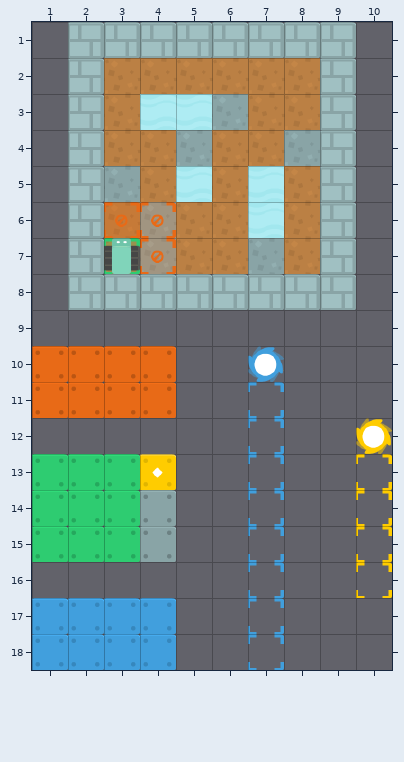
Two versions of a level (Tiled map, android/assets/stages/stack_hard.tmx). That is the earlier state.
Cells are 64x64 px. Shown: x 1..10, y 1..18.
New version:
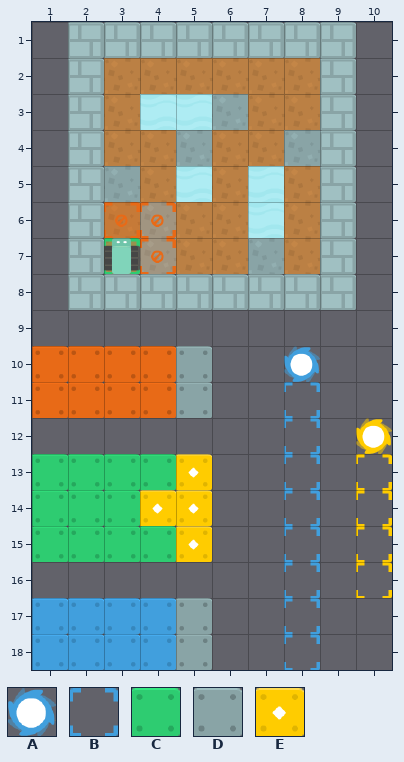
Key: from "tileset": A 1 "button", B 2 "control", C 7 "box", D 11 "box", E 25 "box".
_ is an empty cell.
Tiles replaced or removed in this view: A, B, D, E.
Changes in this commit:
Changed rows in their new state; . is an unchanged cell.
Layer "controls":
first column x 7:
10 _A
11 _B
12 _B
13 _B
14 _B
15 _B
16 _B
17 _B
18 _B
Layer "boxes":
first column x 4:
10 .D
11 .D
13 CE
14 EE
15 CE
17 .D
18 .D
